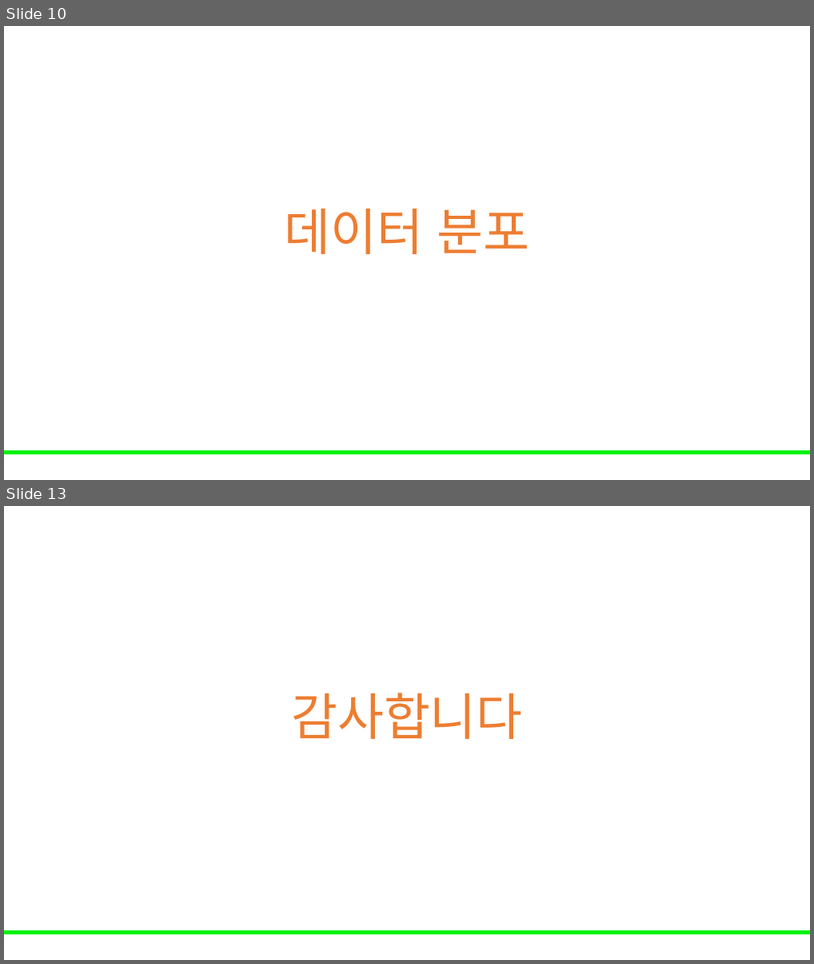
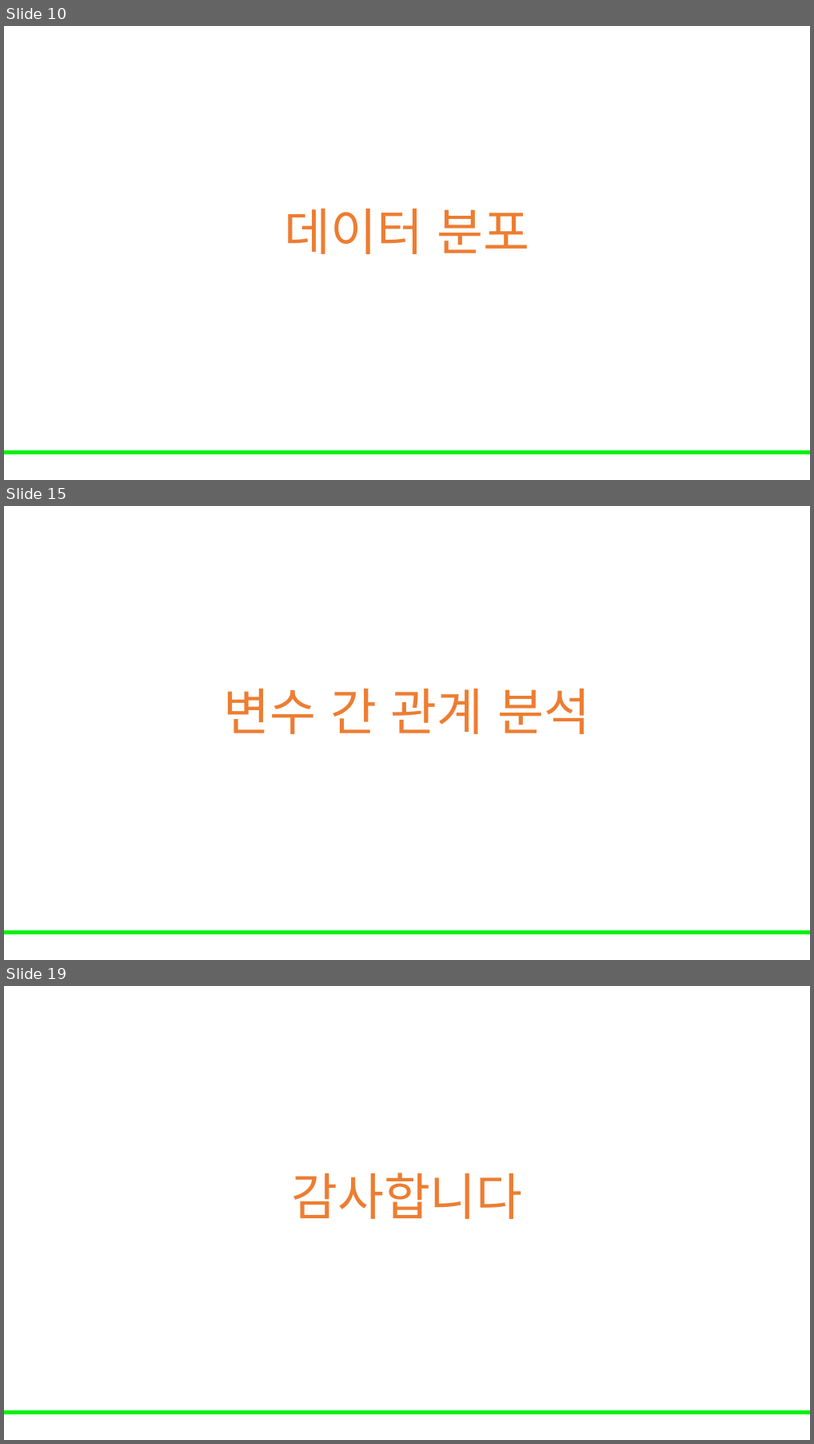
Before and after one commit to Leader-Lesson/KDT_RE_5th, a slide deck: material/5_AI/04_데이터 전처리와 EDA 기초.pptx. Shown one above the other, each under a label of ours: slides 10 and 13 before the commit, slides 10, 15 and 19 after it; the slides between them are not shown. The pictures are 814x964 and 814x1444 pixels, drawn with LibreOffice and Linux fonts; fonts in the diff are those of the drawing; background and template pictures are left out. Boxes give left, top, right and bottom in pixels: in the first picture for what was removed or moved away, otherwise in the second. Text is boxed around its words. In the diff, an @@ line names an element or a change of style, - is before the commit and + after.

Commit message:
데이터 분석 추가

```diff
--- a/material/5_AI/04_데이터 전처리와 EDA 기초.pptx
+++ b/material/5_AI/04_데이터 전처리와 EDA 기초.pptx
@@ slide 15 added at (x1=4, y1=506, x2=810, y2=960), background #FFFFFF; not listed: 1 template element that a slide beside it also shows @@
@@ title added at (x1=224, y1=688, x2=590, y2=734), 60 pt, text #ED7D31 @@
+변수 간 관계 분석
@@ what was slide 13 is now slide 19 @@
```
Also in this commit, not shown: 5 slides changed, 5 other slides added.
